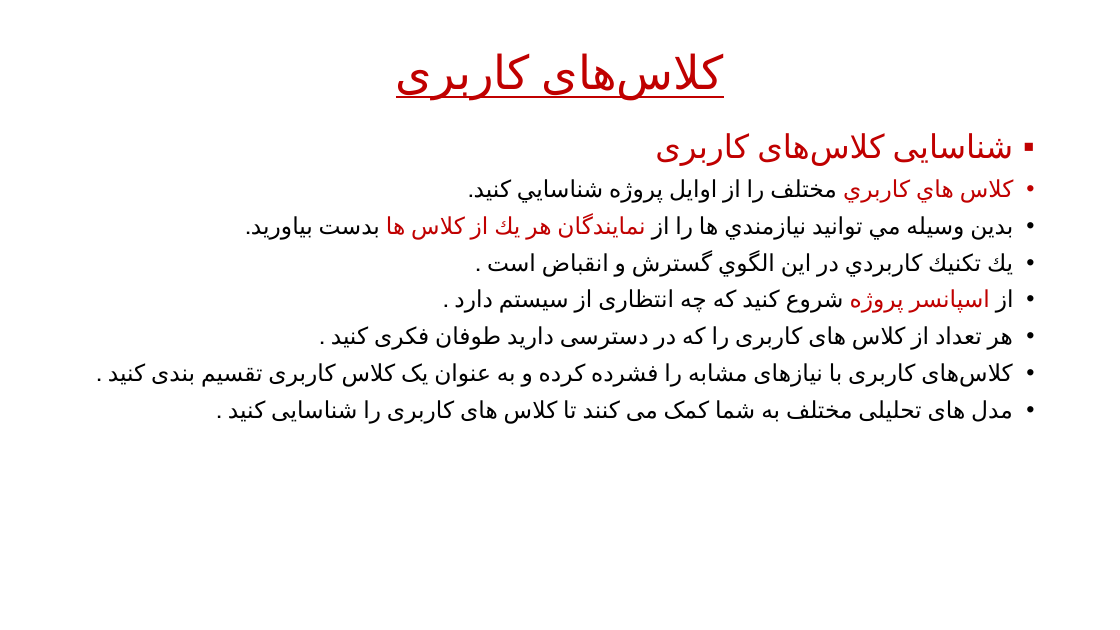
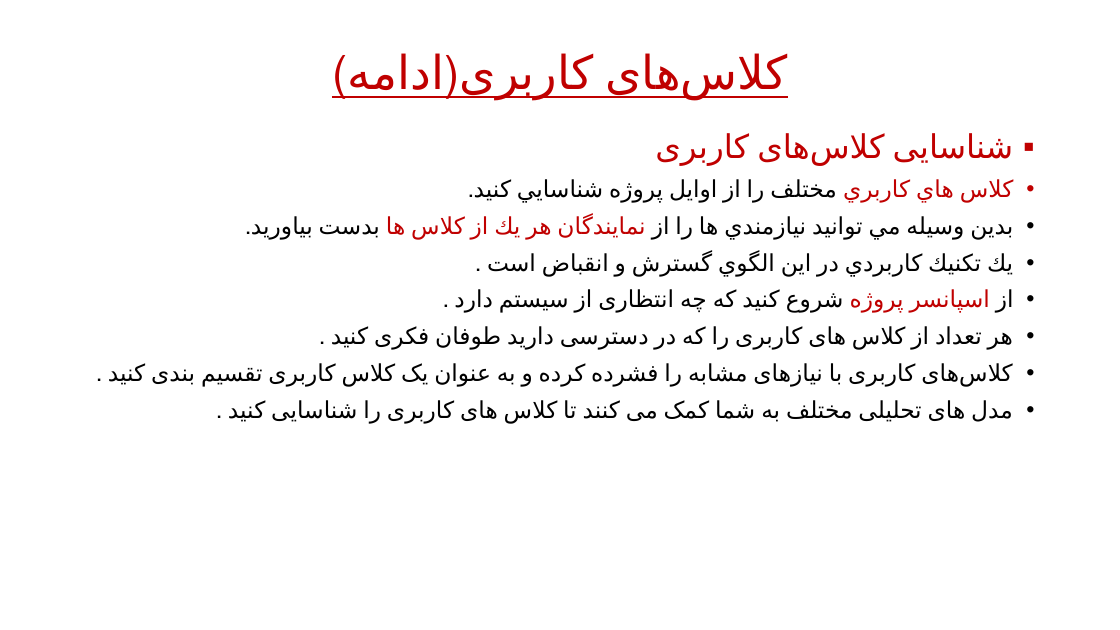
Before and after one commit to mahdyabdnia/requiment-, a slide deck: slide 10 of ارائه مهندسي نيازمندي ها.pptx (slide 12 before the commit). Drawn at 1120x630 pixels with LibreOffice and Linux fonts; fonts in the diff are those of the drawing. Boxes give left, top, right and bottom in pixels: in the first picture for what was removed or moved away, otherwise in the second. Text is boxed around its words. In the diff, an @@ line names an element or a change of style, - is before the commit and + after.

```diff
--- a/ارائه مهندسي نيازمندي ها.pptx
+++ b/ارائه مهندسي نيازمندي ها.pptx
@@ title at (605, 53, 884, 350): text changed @@
-کلاس‌های کاربری
+کلاس‌های کاربری(ادامه)
```
Also in this commit, not shown: 13 other slides changed, 1 slide added, 3 slides removed.
